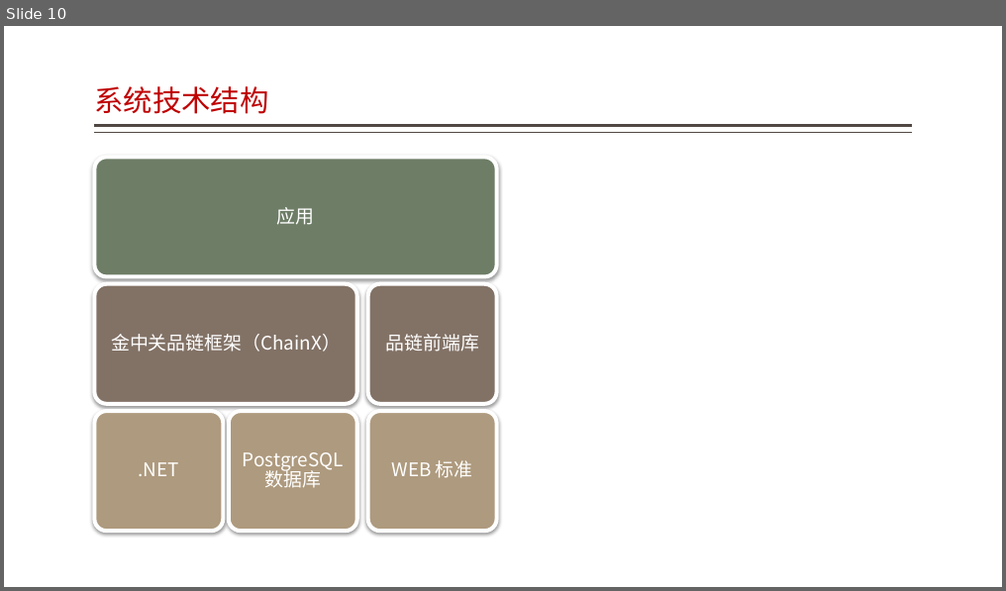
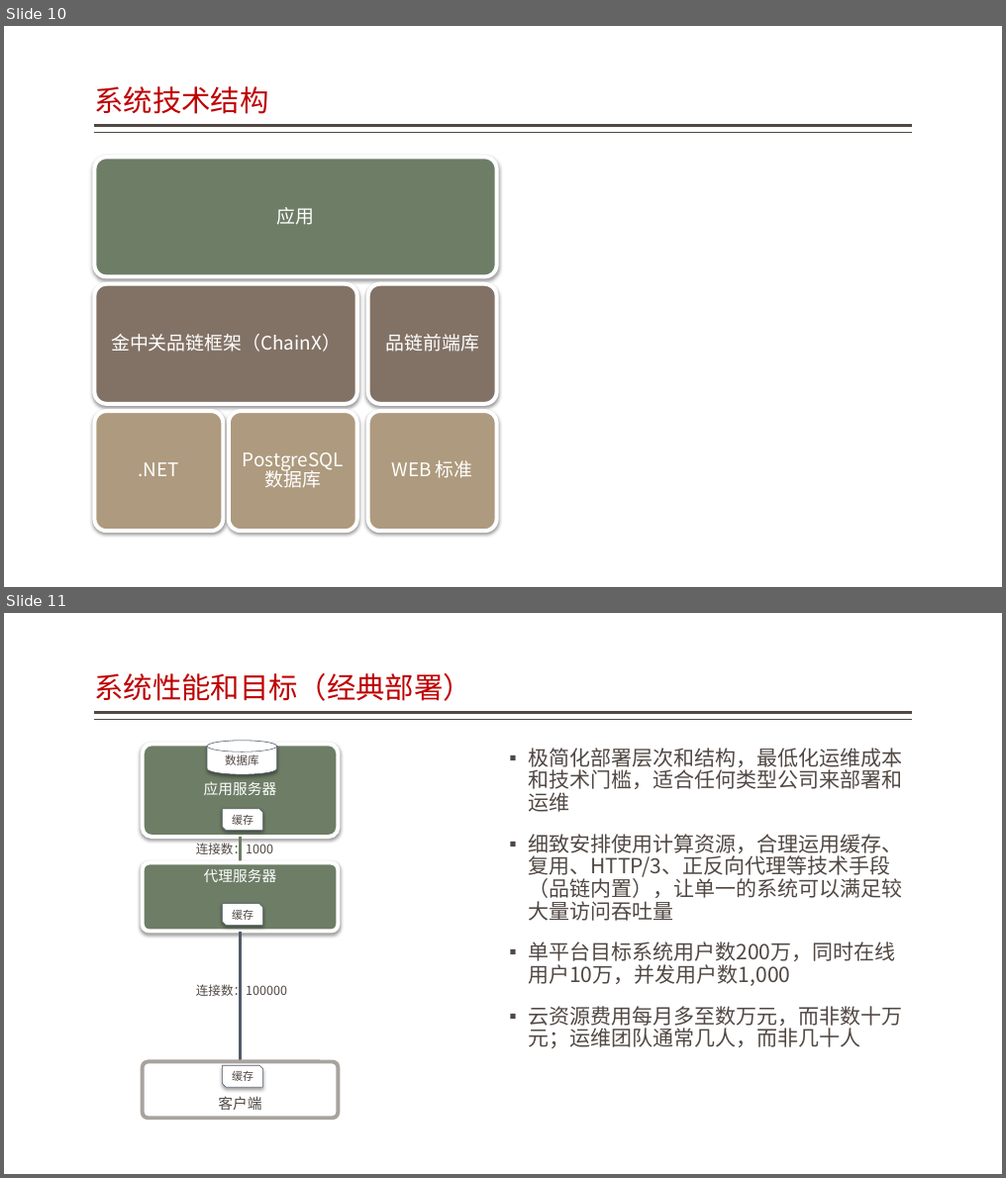
Before and after one commit to jzgi/chainsmart, a slide deck: Docs/品链应用参考设计.pptx. Shown one above the other, each under a label of ours: slide 10 before the commit, slides 10 and 11 after it. The pictures are 1006x591 and 1006x1178 pixels, drawn with LibreOffice and Linux fonts; fonts in the diff are those of the drawing. Boxes give left, top, right and bottom in pixels: in the first picture for what was removed or moved away, otherwise in the second. Text is boxed around its words. In the diff, an @@ line names an element or a change of style, - is before the commit and + after.

```diff
--- a/Docs/品链应用参考设计.pptx
+++ b/Docs/品链应用参考设计.pptx
@@ slide 11 added at (x1=4, y1=613, x2=1002, y2=1174), background #FFFFFF; not listed: 2 template elements that a slide beside it also shows @@
@@ title added at (x1=94, y1=673, x2=472, y2=701), 28 pt, text #BF0102 @@
+系统性能和目标（经典部署）
@@ cylinder added at (x1=207, y1=741, x2=276, y2=774), fill #FFFFFF, outline #505868 0.5 pt, 11 pt, text #514843 @@
+数据库
@@ text added at (x1=528, y1=748, x2=903, y2=1049), 20 pt, text #514843 @@
+▪ 极简化部署层次和结构，最低化运维成本和技术门槛，适合任何类型公司来部署和运维
+▪ 细致安排使用计算资源，合理运用缓存、复用、HTTP/3、正反向代理等技术手段（品链内置），让单一的系统可以满足较大量访问吞吐量
+▪ 单平台目标系统用户数200万，同时在线用户10万，并发用户数1,000
+▪ 云资源费用每月多至数万元，而非数十万元；运维团队通常几人，而非几十人
@@ snip diag rect added at (x1=223, y1=809, x2=263, y2=831), fill #FFFFFF, outline #505868 0.5 pt, 10.5 pt, text #514843 @@
+缓存
@@ text added at (x1=196, y1=841, x2=273, y2=858), 12 pt, text #514843 @@
+连接数：1000
@@ snip diag rect added at (x1=223, y1=903, x2=263, y2=925), fill #FFFFFF, outline #505868 0.5 pt, 10.5 pt, text #514843 @@
+缓存
@@ text added at (x1=196, y1=981, x2=287, y2=998), 12 pt, text #514843 @@
+连接数：100000
@@ snip diag rect added at (x1=223, y1=1065, x2=263, y2=1087), fill #FFFFFF, outline #505868 0.5 pt, 10.5 pt, text #514843 @@
+缓存
@@ group added at (x1=143, y1=744, x2=338, y2=1118): 3 rounded rectangles, 3 texts, 2 freeform shapes @@
+应用服务器
+代理服务器
+客户端
```
Also in this commit, not shown: 1 other slide added, 1 slide removed, 11 other files.
